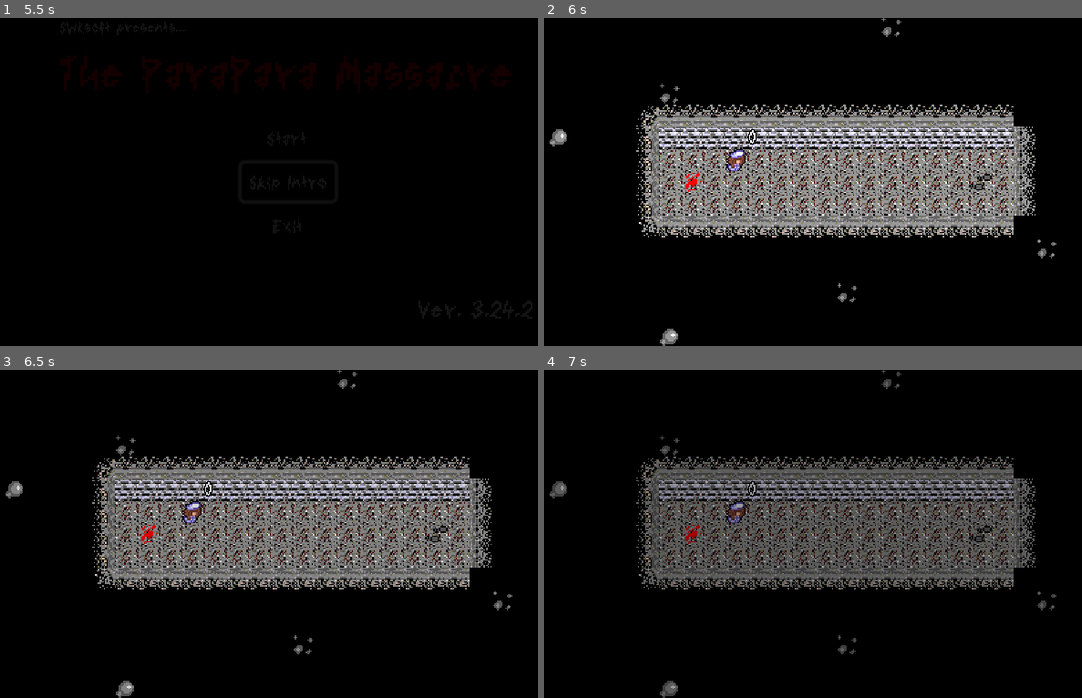
Above: before the commit, frames 1-4 (two rows, left to right).
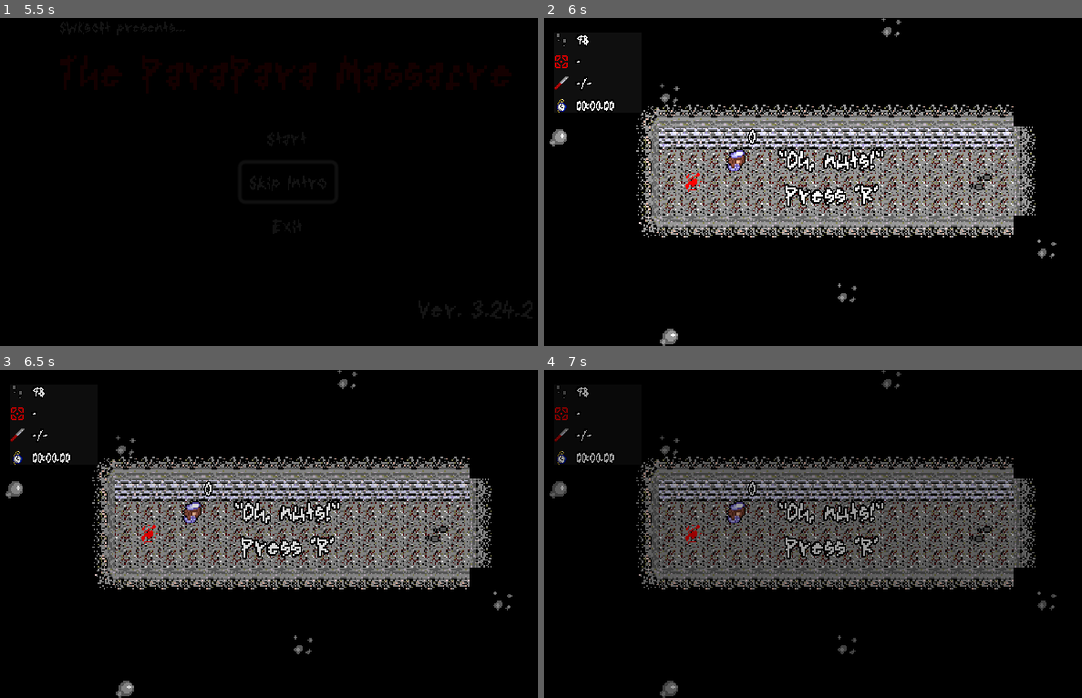
Above: after the commit, the same moments.

Repository: swksoft/The-Sixth-Game-of-SwinkoSoft
Game: Godot game, scene res://scenes/main_menu.tscn
Same seed, same stepped clock (60 frames per second), same inputs: the game is played once before the commit and once after it.
Inputs:
- Up to frame 1 (5.5 s): click "Start" at 0.5 s; click "Start" at 1.25 s; click "Skip Intro" at 2 s; click "Skip Intro" at 2.75 s; tap Enter at 3.5 s; hold Right (right) 3.53-4.28 s; hold Page Down (next_level) 3.53-4.28 s; hold Down (down) 4.28-5.03 s; tap Page Down (next_level) at 4.35 s; hold Right (right) from 5.03 s (still down); hold Page Down (next_level) from 5.03 s (still down)
- Up to frame 2 (6 s): tap R (reset) at 5.75 s; release Right (right) at 5.78 s; release Page Down (next_level) at 5.78 s; hold Up (up) from 5.78 s (still down); tap Page Down (next_level) at 5.85 s
- Up to frame 3 (6.5 s): keep holding Up (up)
- Up to frame 4 (7 s): tap R (reset) at 6.5 s; release Up (up) at 6.53 s; hold Left (left) from 6.53 s (still down); hold Page Down (next_level) from 6.53 s (still down)

Frame 1 is identical in both runs. In frame 2, 1.6% of the frame differs, in the area x 1-64%, y 4-58%; in frame 3, 1.6%; in frame 4, 1.6%.
Error after the commit: Invalid access to property or key 'time' on a base object of type 'Node (music.gd)'. (res://scripts/hud.gd:27)

Commit message:
sob sob sob

Diff:
--- a/scenes/bloodstain.tscn
+++ b/scenes/bloodstain.tscn
@@ -1,3 +1,13 @@
-[gd_scene format=3 uid="uid://cf58r6aj8l046"]
+[gd_scene load_steps=3 format=3 uid="uid://cf58r6aj8l046"]
+
+[ext_resource type="Texture2D" uid="uid://bs0cq12ffcvpm" path="res://assets/tiles/tilemap_packed.png" id="1_w02jl"]
+
+[sub_resource type="AtlasTexture" id="AtlasTexture_sq034"]
+atlas = ExtResource("1_w02jl")
+region = Rect2(96, 80, 16, 16)
 
 [node name="Bloodstain" type="Node2D"]
+z_index = -1
+
+[node name="Sprite2D" type="Sprite2D" parent="."]
+texture = SubResource("AtlasTexture_sq034")
--- a/scenes/hud.tscn
+++ b/scenes/hud.tscn
@@ -66,6 +66,18 @@
 "gamer_over": SubResource("Animation_xpjfs")
 }
 
+[sub_resource type="StyleBoxFlat" id="StyleBoxFlat_qpnwv"]
+content_margin_left = 0.0
+content_margin_top = 0.0
+content_margin_right = 0.0
+content_margin_bottom = 0.0
+bg_color = Color(0.1, 0.1, 0.1, 0.6)
+corner_detail = 5
+
+[sub_resource type="Theme" id="Theme_a8gkh"]
+/icons/a = null
+PanelContainer/styles/panel = SubResource("StyleBoxFlat_qpnwv")
+
 [sub_resource type="AtlasTexture" id="AtlasTexture_uy8e0"]
 atlas = ExtResource("2_n3ka0")
 region = Rect2(64, 96, 16, 16)
@@ -110,32 +122,39 @@
 grow_vertical = 2
 color = Color(0.984314, 0, 0.180392, 1)
 
-[node name="DataBox" type="BoxContainer" parent="CanvasLayer"]
-unique_name_in_owner = true
-offset_left = 10.0
-offset_top = 10.0
-offset_right = 60.0
-offset_bottom = 20.0
+[node name="DataBox" type="PanelContainer" parent="CanvasLayer"]
+unique_name_in_owner = true
+anchors_preset = -1
+offset_left = 8.0
+offset_top = 8.0
+offset_right = 56.0
+offset_bottom = 52.0
+size_flags_horizontal = 3
+size_flags_vertical = 3
+theme = SubResource("Theme_a8gkh")
 
 [node name="VBoxContainer4" type="VBoxContainer" parent="CanvasLayer/DataBox"]
 layout_mode = 2
+size_flags_horizontal = 0
 
 [node name="Steps" type="HBoxContainer" parent="CanvasLayer/DataBox/VBoxContainer4"]
 layout_mode = 2
+size_flags_horizontal = 0
 
 [node name="Pasos" type="TextureRect" parent="CanvasLayer/DataBox/VBoxContainer4/Steps"]
-layout_mode = 2
-size_flags_horizontal = 0
-size_flags_vertical = 0
+custom_minimum_size = Vector2(8, 8)
+layout_mode = 2
+size_flags_horizontal = 0
+size_flags_vertical = 4
 texture = SubResource("AtlasTexture_uy8e0")
-stretch_mode = 2
+expand_mode = 1
 
 [node name="StepsLabel" type="Label" parent="CanvasLayer/DataBox/VBoxContainer4/Steps"]
 unique_name_in_owner = true
 layout_mode = 2
 theme_override_colors/font_outline_color = Color(0, 0, 0, 1)
 theme_override_constants/outline_size = 3
-theme_override_font_sizes/font_size = 10
+theme_override_font_sizes/font_size = 8
 text = "-"
 vertical_alignment = 1
 
@@ -143,18 +162,19 @@
 layout_mode = 2
 
 [node name="Transformations" type="TextureRect" parent="CanvasLayer/DataBox/VBoxContainer4/Transformations"]
-layout_mode = 2
-size_flags_horizontal = 0
-size_flags_vertical = 0
+custom_minimum_size = Vector2(8, 8)
+layout_mode = 2
+size_flags_horizontal = 4
+size_flags_vertical = 4
 texture = SubResource("AtlasTexture_5jke4")
-stretch_mode = 2
+expand_mode = 1
 
 [node name="TransLabel" type="Label" parent="CanvasLayer/DataBox/VBoxContainer4/Transformations"]
 unique_name_in_owner = true
 layout_mode = 2
 theme_override_colors/font_outline_color = Color(0, 0, 0, 1)
 theme_override_constants/outline_size = 3
-theme_override_font_sizes/font_size = 10
+theme_override_font_sizes/font_size = 8
 text = "-"
 vertical_alignment = 1
 
@@ -162,39 +182,43 @@
 layout_mode = 2
 
 [node name="Knife" type="TextureRect" parent="CanvasLayer/DataBox/VBoxContainer4/Knife"]
+custom_minimum_size = Vector2(8, 8)
 layout_mode = 2
 size_flags_horizontal = 0
 size_flags_vertical = 0
 texture = SubResource("AtlasTexture_gafws")
-stretch_mode = 2
+expand_mode = 1
 
 [node name="KillsLabel" type="Label" parent="CanvasLayer/DataBox/VBoxContainer4/Knife"]
 unique_name_in_owner = true
 layout_mode = 2
 theme_override_colors/font_outline_color = Color(0, 0, 0, 1)
 theme_override_constants/outline_size = 3
-theme_override_font_sizes/font_size = 10
+theme_override_font_sizes/font_size = 8
 text = "-/-"
 vertical_alignment = 1
 
 [node name="Time" type="HBoxContainer" parent="CanvasLayer/DataBox/VBoxContainer4"]
 layout_mode = 2
+size_flags_horizontal = 0
+alignment = 1
 
 [node name="Clock" type="TextureRect" parent="CanvasLayer/DataBox/VBoxContainer4/Time"]
-layout_mode = 2
-size_flags_horizontal = 0
-size_flags_vertical = 0
+custom_minimum_size = Vector2(8, 8)
+layout_mode = 2
+size_flags_horizontal = 0
+size_flags_vertical = 4
 texture = SubResource("AtlasTexture_se1qk")
-stretch_mode = 2
+expand_mode = 1
 
 [node name="TimeLabel" type="Label" parent="CanvasLayer/DataBox/VBoxContainer4/Time"]
 unique_name_in_owner = true
 layout_mode = 2
-theme_override_colors/font_outline_color = Color(0, 0, 0, 1)
-theme_override_constants/outline_size = 3
-theme_override_font_sizes/font_size = 10
+size_flags_horizontal = 0
+theme_override_colors/font_outline_color = Color(0, 0, 0, 1)
+theme_override_constants/outline_size = 3
+theme_override_font_sizes/font_size = 8
 text = "00:00.00"
-vertical_alignment = 1
 
 [node name="GameOver" type="VBoxContainer" parent="CanvasLayer"]
 unique_name_in_owner = true
--- a/scenes/map_04.tscn
+++ b/scenes/map_04.tscn
@@ -18,7 +18,7 @@
 [node name="TileMap" parent="." index="1"]
 layer_0/tile_data = PackedInt32Array(196603, 0, 0, 262139, 0, 0, 327675, 0, 0, 393211, 0, 0, 458747, 0, 4, 524283, 0, 0 …(4710 unchanged characters)…
 
-[node name="Player" parent="." index="2"]
+[node name="Player" parent="." index="3"]
 position = Vector2(-24, 104)
 
 [node name="Enemy" parent="Enemies" index="0" instance=ExtResource("2_m85gf")]
--- a/scenes/map_05.tscn
+++ b/scenes/map_05.tscn
@@ -22,7 +22,7 @@
 layer_1/tile_data = PackedInt32Array(-196619, 0, 0, -131083, 0, 0, -65547, 0, 0, -11, 0, 0, 65525, 0, 0, 131061, 0, 0,  …(32970 unchanged characters)…
 layer_2/tile_data = PackedInt32Array(983057, 196608, 2, 393218, 262144, 10, 524290, 262144, 10, 393220, 262144, 10, 524 …(1085 unchanged characters)…
 
-[node name="Player" parent="." index="2"]
+[node name="Player" parent="." index="3"]
 position = Vector2(-280, 8)
 hp_player = 1
 player_class = 3
--- a/scenes/map_06.tscn
+++ b/scenes/map_06.tscn
@@ -19,7 +19,7 @@
 layer_1/tile_data = PackedInt32Array(-196619, 0, 0, -131083, 0, 0, -65547, 0, 0, -11, 0, 0, 65525, 0, 0, 131061, 0, 0,  …(97248 unchanged characters)…
 layer_2/tile_data = PackedInt32Array(720890, 0, 4, 720891, 0, 4, 720892, 0, 4, 720893, 0, 4, 720894, 0, 4, 786427, 3276 …(234 unchanged characters)…
 
-[node name="Player" parent="." index="2"]
+[node name="Player" parent="." index="3"]
 position = Vector2(-104, 168)
 
 [node name="Enemy" parent="Enemies" index="0" instance=ExtResource("2_78gs1")]
--- a/scenes/map_07.tscn
+++ b/scenes/map_07.tscn
@@ -16,7 +16,7 @@
 [node name="TileMap" parent="." index="1"]
 layer_0/tile_data = PackedInt32Array(196603, 131072, 1, 262139, 0, 0, 327675, 0, 0, 393211, 0, 0, 458747, 0, 0, 524283, …(97761 unchanged characters)…
 
-[node name="Player" parent="." index="2"]
+[node name="Player" parent="." index="3"]
 position = Vector2(8, 168)
 
 [node name="Enemy17" parent="Enemies" index="0" instance=ExtResource("2_cw7fm")]
--- a/scenes/pause_menu.tscn
+++ b/scenes/pause_menu.tscn
@@ -6,6 +6,21 @@
 [sub_resource type="ShaderMaterial" id="ShaderMaterial_6vtq2"]
 shader = ExtResource("1_8pfsv")
 shader_parameter/lod = 0.886
+
+[sub_resource type="Animation" id="Animation_bqko5"]
+length = 0.001
+tracks/0/type = "value"
+tracks/0/imported = false
+tracks/0/enabled = true
+tracks/0/path = NodePath("CanvasLayer/ColorRect:modulate")
+tracks/0/interp = 1
+tracks/0/loop_wrap = true
+tracks/0/keys = {
+"times": PackedFloat32Array(0),
+"transitions": PackedFloat32Array(1),
+"update": 0,
+"values": [Color(1, 1, 1, 0)]
+}
 
 [sub_resource type="Animation" id="Animation_s1sr8"]
 resource_name = "open"
@@ -21,21 +36,6 @@
 "transitions": PackedFloat32Array(1, 1),
 "update": 0,
 "values": [Color(1, 1, 1, 0), Color(1, 1, 1, 1)]
-}
-
-[sub_resource type="Animation" id="Animation_bqko5"]
-length = 0.001
-tracks/0/type = "value"
-tracks/0/imported = false
-tracks/0/enabled = true
-tracks/0/path = NodePath("CanvasLayer/ColorRect:modulate")
-tracks/0/interp = 1
-tracks/0/loop_wrap = true
-tracks/0/keys = {
-"times": PackedFloat32Array(0),
-"transitions": PackedFloat32Array(1),
-"update": 0,
-"values": [Color(1, 1, 1, 0)]
 }
 
 [sub_resource type="AnimationLibrary" id="AnimationLibrary_vog23"]
--- a/scenes/test_level.tscn
+++ b/scenes/test_level.tscn
@@ -1,8 +1,9 @@
-[gd_scene load_steps=6 format=3 uid="uid://525i1bgcww8b"]
+[gd_scene load_steps=7 format=3 uid="uid://525i1bgcww8b"]
 
 [ext_resource type="Script" path="res://scripts/test_level.gd" id="1_l767p"]
 [ext_resource type="PackedScene" uid="uid://ckyq2d54v1ani" path="res://scenes/player.tscn" id="1_lxrc1"]
 [ext_resource type="TileSet" uid="uid://guvwu0181l8g" path="res://assets/tiles/tiles.tres" id="2_u5qqq"]
+[ext_resource type="PackedScene" uid="uid://cf58r6aj8l046" path="res://scenes/bloodstain.tscn" id="3_btrss"]
 [ext_resource type="PackedScene" uid="uid://biqtg8uhweure" path="res://scenes/hud.tscn" id="4_l5y45"]
 [ext_resource type="PackedScene" uid="uid://brlx60vuswd51" path="res://scenes/pause_menu.tscn" id="5_oms3h"]
 
@@ -30,6 +31,11 @@
 layer_2/name = "objects"
 layer_2/tile_data = PackedInt32Array(983057, 196608, 2, 131073, 589824, 0, 196609, 589824, 0, 262145, 589824, 0, 327681 …(601 unchanged characters)…
 
+[node name="Bloodstain" type="Node" parent="."]
+
+[node name="Bloodstain" parent="Bloodstain" instance=ExtResource("3_btrss")]
+position = Vector2(-8, 72)
+
 [node name="Player" parent="." instance=ExtResource("1_lxrc1")]
 position = Vector2(-8, 70)
 
@@ -44,5 +50,7 @@
 
 [connection signal="enemy_down" from="Player" to="HUD" method="_on_player_enemy_down"]
 [connection signal="instant_win" from="Player" to="." method="_on_player_instant_win"]
+[connection signal="player_step" from="Player" to="HUD" method="_on_player_player_step"]
+[connection signal="player_trans" from="Player" to="HUD" method="_on_player_player_trans"]
 [connection signal="game_over" from="HUD" to="Player" method="_on_hud_game_over"]
 [connection signal="level_clear" from="HUD" to="." method="_on_hud_level_clear"]
--- a/scripts/enemy.gd
+++ b/scripts/enemy.gd
@@ -11,6 +11,7 @@
 var death03_sfx = preload("res://assets/sfx/Impact - Punch09 - Splat.wav")
 var cant_kill_sfx = preload("res://assets/sfx/error1.wav")
 
+@onready var bloodstain_scene: PackedScene = preload("res://scenes/bloodstain.tscn")
 @onready var health_label = $Sprite/HealthLabel
 @onready var sprite = $Sprite
 @onready var emitter = get_parent().get_parent().get_node("Player")
@@ -106,6 +107,10 @@
 		if enemy_class == 2: Music.play_sfx(death02_sfx)
 		if enemy_class == 3: Music.play_sfx(death03_sfx)
 
+		var bloodstain = bloodstain_scene.instantiate()
+		bloodstain.position = self.global_position
+		get_parent().get_parent().get_node("Enemies").add_child(bloodstain)
+
 		queue_free()
 	tier_check2()
 
--- a/scripts/global.gd
+++ b/scripts/global.gd
@@ -2,12 +2,13 @@
 
 var time: bool = false
 var trans: bool = false
-
+var during_game_over = false
 var during_cutscene = false
 
 var time_left: int
 var enemies_left: int
 var trans_left: int
+
 var combat_count: int = 0
 
 var best_time = load_best_time()
@@ -26,12 +27,13 @@
 
 	# Por si las dudas
 	#var death: bool = false
+	var transform_flag: bool = false
 	var old_player_class = player_class
 	var old_enemy_class = enemy_class
 	var old_hp_player = hp_player
 	var old_hp_enemy = hp_enemy
 
-	print(old_hp_player)
+	#print(old_hp_player)
 
 	var combat_results = {}
 	'''
@@ -47,7 +49,8 @@
 		hp_player += hp_enemy
 		enemy_class = 0
 		hp_enemy = 0
-		if GLOBAL.trans: GLOBAL.trans_left -= 1
+		#if GLOBAL.trans: transform_flag = true#GLOBAL.trans_left -= 1
+		transform_flag = true
 		#print("Absorción\n")
 
 	# Si ambas clases son iguales:
@@ -71,7 +74,7 @@
 			enemy_class = 0
 
 	else:
-		print(old_hp_player)
+		#print(old_hp_player)
 		match enemy_class:
 			1: # ESCLAVO
 				match player_class:
@@ -124,7 +127,7 @@
 	#if (enemy_class >= 2 and hp_enemy <= 0 and (old_player_class != 0 and old_hp_player != old_hp_enemy) and old_player_class != old_enemy_class):
 		enemy_class -= 1
 		hp_enemy = 3 #ESTO EST+A MAL PORQUE NO ACARREA DAÑO
-		print("\n === Level Down Enemy \n ")
+		#print("\n === Level Down Enemy \n ")
 
 	''' Level Up '''
 	if hp_enemy > 3:
@@ -146,11 +149,13 @@
 			hp_player = 0
 			#print("\n === Can't Level up Player\n ")
 
-	combat_results["player"] = [player_class, hp_player]
+	combat_results["player"] = [player_class, hp_player, transform_flag]
 	combat_results["enemy"] = [enemy_class, hp_enemy]
 
 	#print("STATS PLAYER DESPUES: ", combat_results["player"])
 	#print("STATS ENEMIGO DESPUES: ", combat_results["enemy"], "\n")
+
+	#print(transform_flag)
 
 	combat_count += 1
 
--- a/scripts/hud.gd
+++ b/scripts/hud.gd
@@ -17,13 +17,25 @@
 @onready var enemie_group = enemies.get_children()
 @onready var pause_menu = get_parent().get_node("PauseMenu")
 
+@onready var map_info = get_parent().get_parent().get_child(3)
+
+@onready var enemies_left = GLOBAL.enemies_left
+@onready var trans_left = GLOBAL.trans_left
+@onready var time_left = GLOBAL.time_left
+
 func _ready():
+	print(map_info.time)
+
 	if hide_data:
 		%DataBox.visible = false
 		GLOBAL.timer_on = false
 	else:
 		%DataBox.visible = true
 		GLOBAL.timer_on = true
+
+		%KillsLabel.text = str(body_count) + "/" + str(enemies_left)
+		%TransLabel.text = str(trans_left)
+		%StepsLabel.text = str(time_left)
 
 	''' Cuenta todos los enemigos en pantalla '''
 	%GameOver.visible = false
@@ -49,31 +61,12 @@
 func win():
 	%DataBox.visible = false
 	emit_signal("level_clear")
-	''' Activar bandera una vez '''
-	'''
-	if transition:
-		transition = false
 
-		%DataBox.visible = false
-
-		await get_tree().create_timer(1.0).timeout
-
-		Cambia de escena con transición
-		TransitionLayer.change_scene("res://scenes/test_level.tscn")
-		'''
 func _process(delta):
 	if hide_data:
 		return
 	''' Gestor de HUD: '''
-	%StepsLabel.text = str(GLOBAL.time_left)
-	if !no_enemy_count:
-		%KillsLabel.text = str(body_count) + "/" + str(GLOBAL.enemies_left)
 
-	if GLOBAL.trans_left <= 0:
-		%TransLabel.add_theme_color_override("font_color", Color("ff0000"))
-	else:
-		%TransLabel.add_theme_color_override("font_color", Color("ffffff"))
-	%TransLabel.text = str(GLOBAL.trans_left)
 	if GLOBAL.timer_on:
 		GLOBAL.time_count += delta
 		var mins = fmod(GLOBAL.time_count, 60*60) / 60
@@ -85,19 +78,32 @@
 
 		%TimeLabel.text = str(time_passed)
 
-	''' Si te quedas sin movimientos: '''
-	if GLOBAL.time_left <= 0:
-		alert_mode()
-		emit_signal("game_over")
+func _on_restart_button_pressed():
+	TransitionLayer.reset_scene()
+	#get_tree().reload_current_scene.call_deferred()
+
+func _on_player_enemy_down():
+	''' KILL COUNT '''
+	body_count += 1
 
 	''' Si matas a todos los enemigos: '''
 	if body_count >= GLOBAL.enemies_left and !no_enemy_count:
 		emit_signal("game_over")
 		win()
 
-func _on_restart_button_pressed():
-	TransitionLayer.reset_scene()
-	#get_tree().reload_current_scene.call_deferred()
+	%KillsLabel.text = str(body_count) + "/" + str(GLOBAL.enemies_left)
 
-func _on_player_enemy_down():
-	body_count += 1
+func _on_player_player_trans():
+	if GLOBAL.trans_left <= 0:
+		%TransLabel.add_theme_color_override("font_color", Color("ff0000"))
+	else:
+		%TransLabel.add_theme_color_override("font_color", Color("ffffff"))
+	%TransLabel.text = str(GLOBAL.trans_left)
+
+func _on_player_player_step():
+	''' Si te quedas sin movimientos: '''
+	GLOBAL.time_left -= 1
+	if GLOBAL.time_left <= 0:
+		alert_mode()
+		emit_signal("game_over")
+	%StepsLabel.text = str(GLOBAL.time_left)
--- a/scripts/pause_menu.gd
+++ b/scripts/pause_menu.gd
@@ -12,7 +12,7 @@
 	get_tree().paused = false
 
 func menu_activate():
-	if Input.is_action_just_pressed("pause") and !get_tree().paused and !GLOBAL.during_cutscene:
+	if Input.is_action_just_pressed("pause") and !get_tree().paused and !GLOBAL.during_cutscene and !GLOBAL.during_game_over:
 		pause()
 	elif Input.is_action_just_pressed("pause") and get_tree().paused and !GLOBAL.during_cutscene:
 		resume()
--- a/scripts/player.gd
+++ b/scripts/player.gd
@@ -1,6 +1,8 @@
 extends Sprite2D
 
 signal enemy_down
+signal player_step
+signal player_trans
 signal instant_win
 
 @export_range(0,9) var health = 0
@@ -46,7 +48,7 @@
 		3:
 			atlas_texture.region = Rect2(32, 144, 16, 16)
 		_:
-			print("PLAYER ES FANTASMA\n")
+			#print("PLAYER ES FANTASMA\n")
 
 			atlas_texture.region = Rect2(0, 144, 16, 16)
 
@@ -166,7 +168,6 @@
 			attacking = true
 
 			#global_position = tile_map.map_to_local(target_tile)
-			print("white people")
 			sprite.global_position = tile_map.map_to_local(target_tile)
 
 			animation.play("Attack")
@@ -186,12 +187,12 @@
 	global_position = tile_map.map_to_local(target_tile)
 	sprite.global_position = tile_map.map_to_local(current_tile)
 
-	if GLOBAL.time: GLOBAL.time_left -= 1
+	#if GLOBAL.time: GLOBAL.time_left -= 1
+	emit_signal("player_step")
 
 	step_sfx.play()
 
 func _on_area_2d_body_entered(enemy):
-
 	if GLOBAL.trans_left <= 0 and player_class == 0:
 		Music.play_sfx(cant_kill_sfx)
 		return
@@ -207,6 +208,11 @@
 
 		var new_player_class = combat_results["player"][0]
 		var new_hp_player = combat_results["player"][1]
+
+		var transform_flag = combat_results["player"][2]
+
+		#print(transform_flag)
+		if transform_flag: emit_signal("player_trans")
 
 		player_class = new_player_class
 		hp_player = new_hp_player
@@ -234,6 +240,7 @@
 
 func _on_hud_game_over():
 	''' Game Over: cambia a estado ITS_OVER '''
+	GLOBAL.during_game_over = true
 	current_state = 2
 
 func _on_reset_timer_timeout():
--- a/scripts/test_level.gd
+++ b/scripts/test_level.gd
@@ -1,5 +1,7 @@
 extends Node2D
 class_name Level
+
+var time_left = time
 
 @export var time_flag: bool
 @export var limit_flag: bool
@@ -27,6 +29,8 @@
 	GLOBAL.time = time_flag
 	GLOBAL.trans = limit_flag
 
+	GLOBAL.during_game_over = false
+
 func _on_hud_level_clear():
 	next_level()
 
Not shown: 1 places in scenes/hud.tscn that only renumber resources
